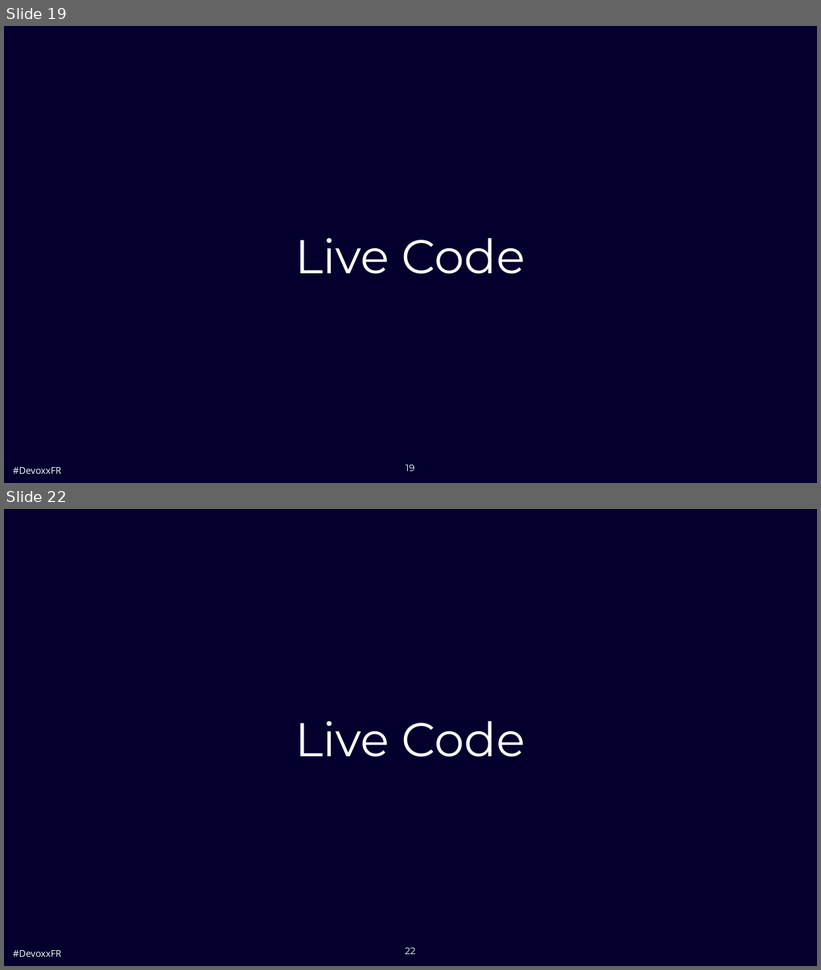
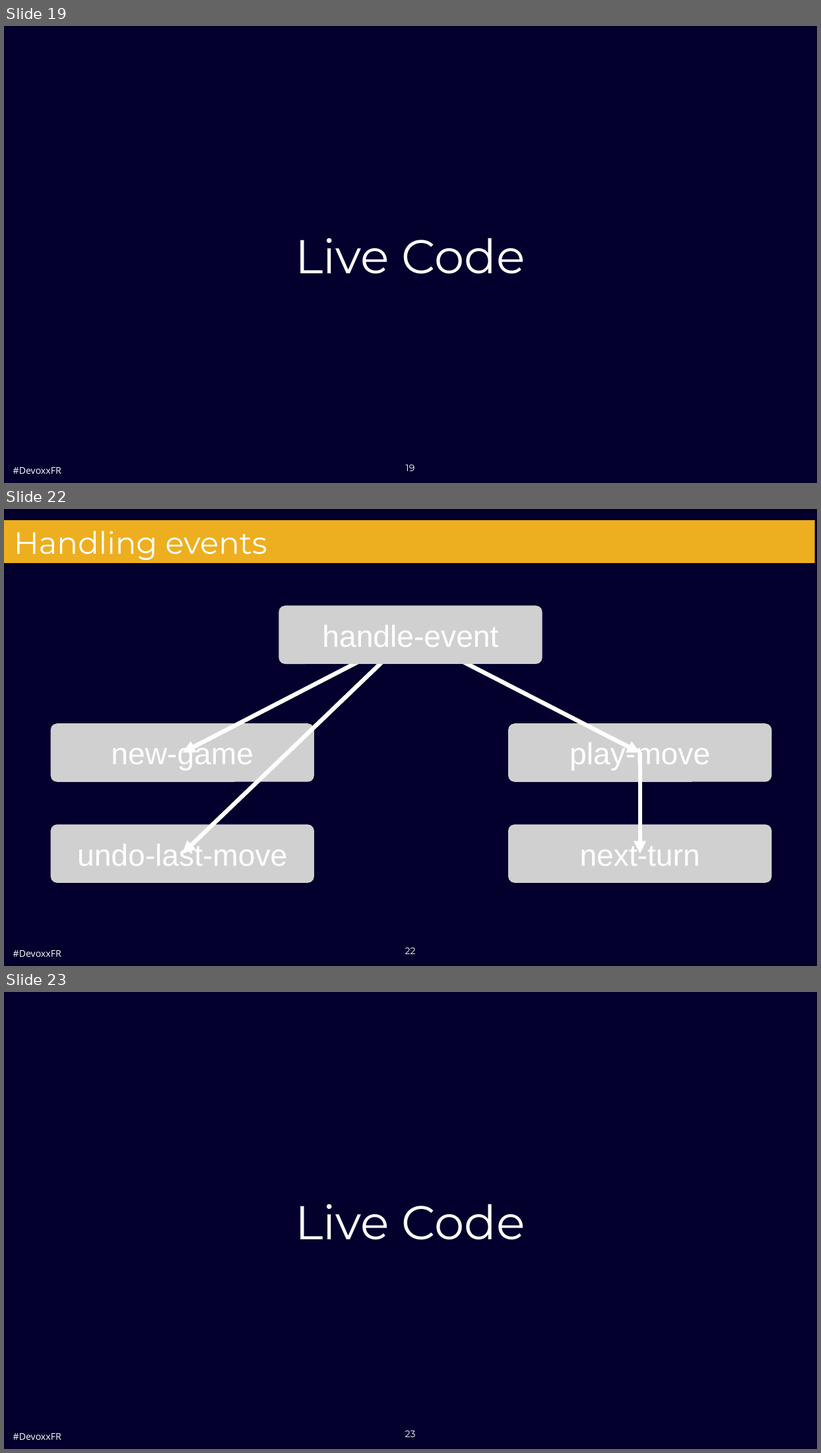
Before and after one commit to QuentinDuval/TicTacToeDevoxx, a slide deck: TicTacToe.pptx. Shown one above the other, each under a label of ours: slides 19 and 22 before the commit, slides 19, 22 and 23 after it; the slides between them are not shown. The pictures are 821x970 and 821x1453 pixels, drawn with LibreOffice and Linux fonts; fonts in the diff are those of the drawing; grey boxes stand for pictures; background and template pictures are left out. Boxes give left, top, right and bottom in pixels: in the first picture for what was removed or moved away, otherwise in the second. Text is boxed around its words. In the diff, an @@ line names an element or a change of style, - is before the commit and + after.

```diff
--- a/TicTacToe.pptx
+++ b/TicTacToe.pptx
@@ slide 22 added at [4, 509, 817, 966], background #03002E; not listed: 1 template element that a slide beside it also shows @@
@@ title added at [4, 520, 815, 563], fill #EDAF1F, 72.8 pt, text #FFFFFF @@
+    Handling events
@@ picture added at [279, 605, 542, 664], 72 pt, text #FFFFFF @@
+handle-event
@@ arrow added from (411, 635) to (182, 753), #FFFFFF 10 pt @@
@@ arrow added from (411, 635) to (182, 854), #FFFFFF 10 pt @@
@@ arrow added from (411, 635) to (640, 753), #FFFFFF 10 pt @@
@@ picture added at [51, 723, 314, 782], 72 pt, text #FFFFFF @@
+new-game
@@ picture added at [508, 723, 772, 782], 72 pt, text #FFFFFF @@
+play-move
@@ arrow added from (640, 753) to (640, 854), #FFFFFF 10 pt @@
@@ picture added at [51, 824, 314, 883], 72 pt, text #FFFFFF @@
+undo-last-move
@@ picture added at [508, 824, 772, 883], 72 pt, text #FFFFFF @@
+next-turn
@@ page number added at [405, 948, 416, 955], 22 pt, text #FFFFFF @@
+22
@@ what was slide 22 is now slide 23 @@
@@ page number at [405, 1431, 416, 1438]: text changed @@
-22
+23
```
Also in this commit, not shown: 8 slides changed, 1 other file.
